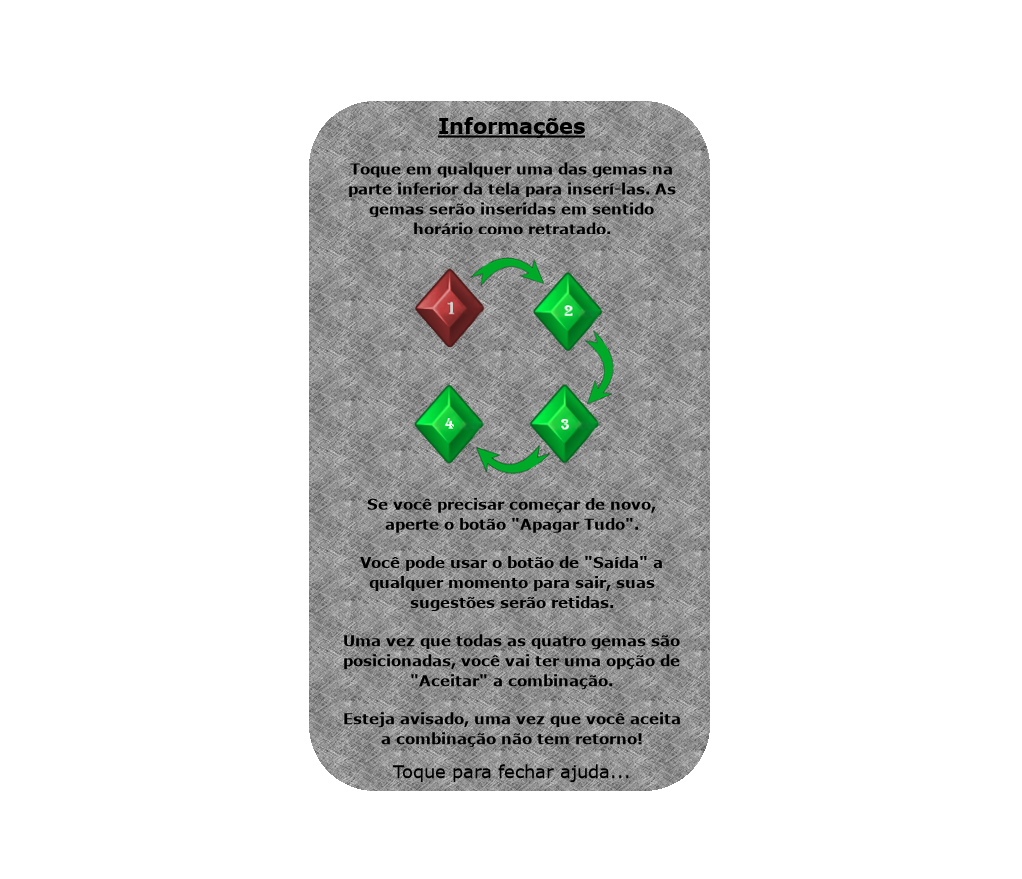
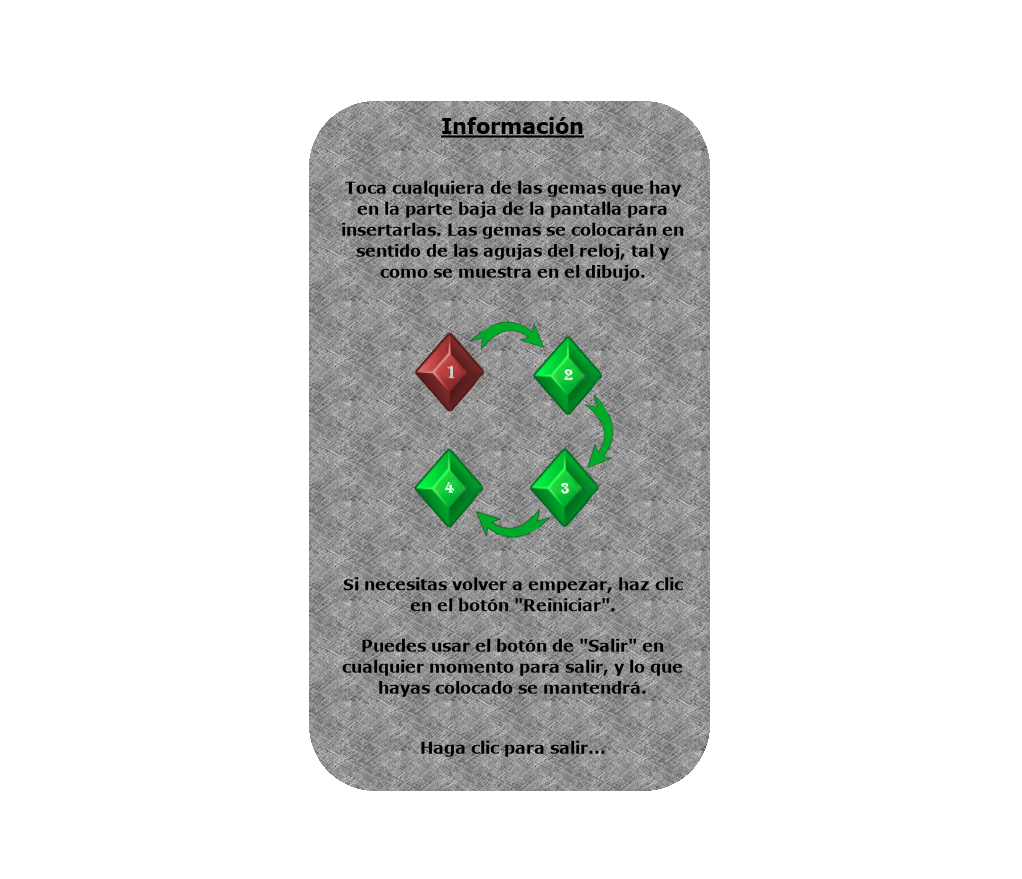
Two versions of the same layered image (1022×879). Layer-by-layer changes:
painted on "GemTip #1" over [left=342, top=117, right=684, bottom=782]
painted on "GemTip" over [left=413, top=257, right=614, bottom=539]
